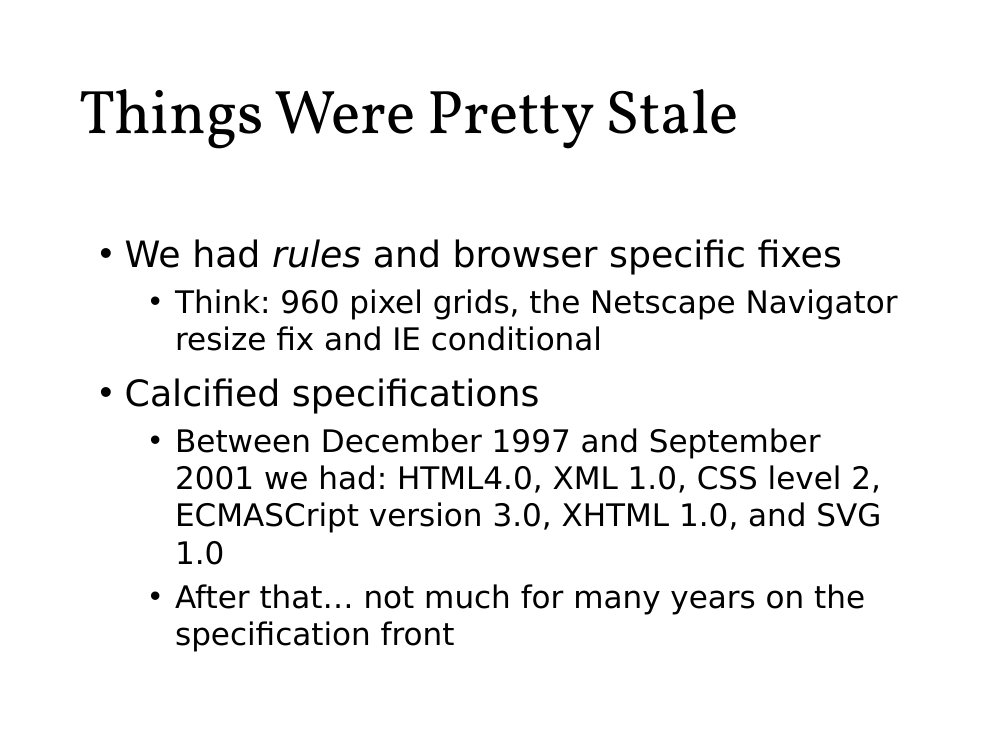
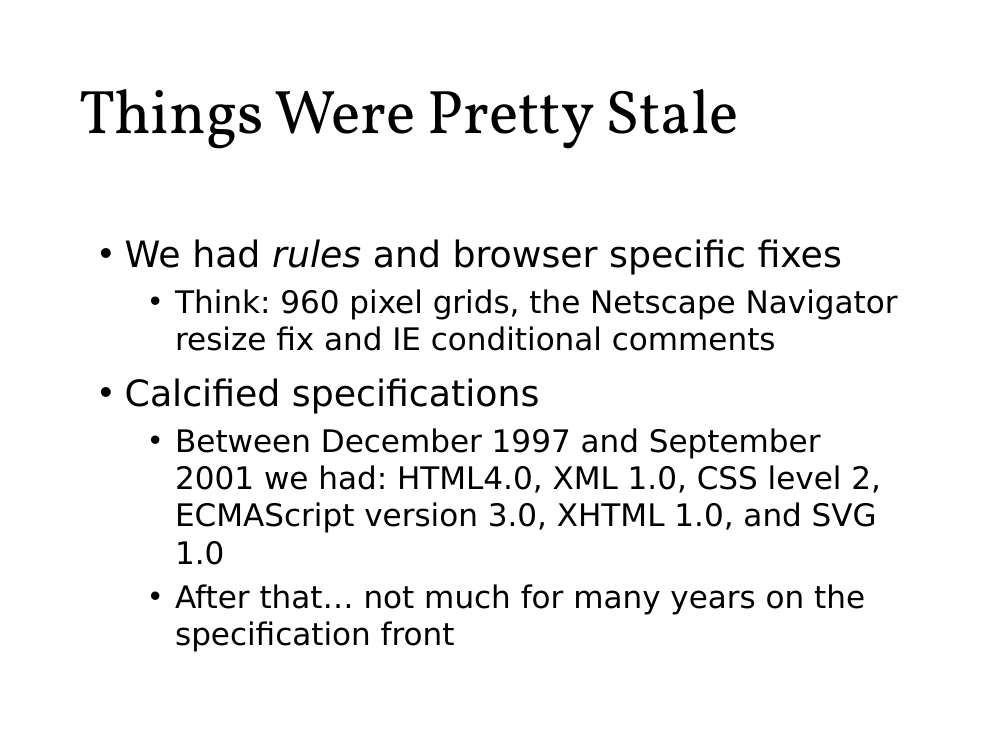
Before and after one commit to roblarsen/rob-larsen-presentations, a slide deck: slide 4 of wild-world-web.pptx. Drawn at 1008x756 pixels with LibreOffice and Linux fonts; fonts in the diff are those of the drawing; background and template pictures are left out. Boxes give left, top, right and bottom in pixels: in the first picture for what was removed or moved away, otherwise in the second. Text is boxed around its words. In the diff, an @@ line names an element or a change of style, - is before the commit and + after.

```diff
--- a/wild-world-web.pptx
+++ b/wild-world-web.pptx
@@ text at (175, 289, 898, 351): text changed @@
-  • Think: 960 pixel grids, the Netscape Navigator resize fix and IE conditional
+  • Think: 960 pixel grids, the Netscape Navigator resize fix and IE conditional comments
@@ text at (175, 428, 881, 565): text changed @@
-  • Between December 1997 and September 2001 we had: HTML4.0, XML 1.0, CSS level 2, ECMASCript version 3.0, XHTML 1.0, and SVG 1.0
+  • Between December 1997 and September 2001 we had: HTML4.0, XML 1.0, CSS level 2, ECMAScript version 3.0, XHTML 1.0, and SVG 1.0
```
Also in this commit, not shown: 24 other slides changed, 2 slides added, 2 slides removed.
